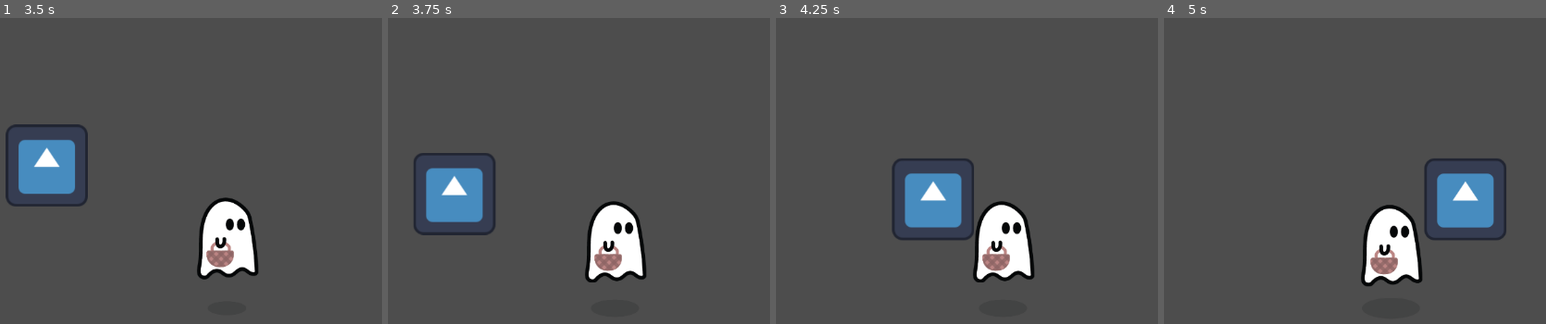
Above: before the commit, frames 1-4 (left to right).
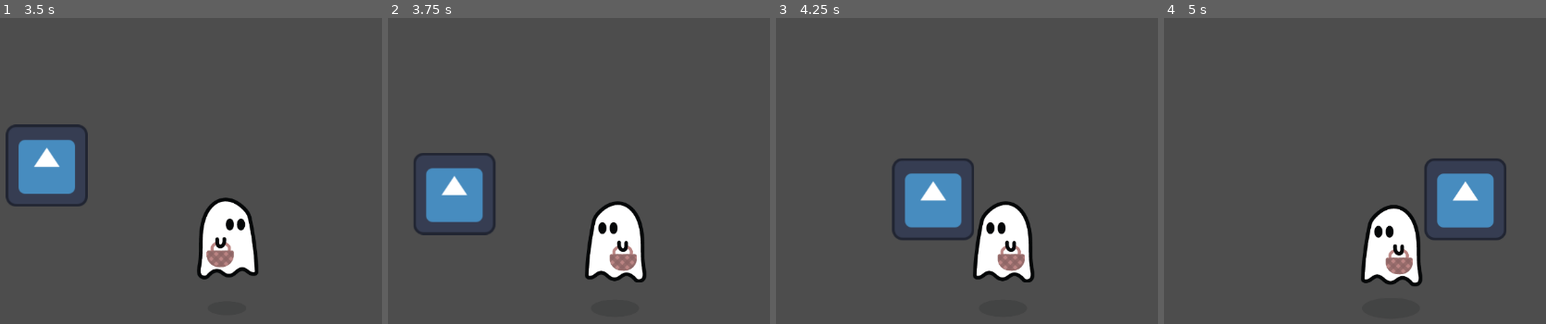
Above: after the commit, the same moments.

Repository: PandaBazookaWarz/mushroom-foraging-game
Game: Godot game, scene res://Main Level.tscn
Two runs of this game, one before a commit and one after it. Both use one fixed random seed, a clock stepped at 60 frames per second and the inputs below. The engine's default icon, where the game draws it, is replaced by a stand-in: a white triangle on a blue panel in a dark square.
Inputs:
- Up to frame 1 (3.5 s): hold Right (ui_right) 0.53-1.28 s; hold Down (ui_down) 1.28-2.03 s; hold Right (ui_right) 2.03-2.78 s; hold Up (ui_up) from 2.78 s (still down)
- Up to frame 2 (3.75 s): release Up (ui_up) at 3.53 s; hold Left (ui_left) from 3.53 s (still down)
- Up to frame 3 (4.25 s): keep holding Left (ui_left)
- Up to frame 4 (5 s): keep holding Left (ui_left)

Frame 1 is identical in both runs. In frame 2, 1.7% of the frame differs, in the area x 51-68%, y 59-87%; in frame 3, 1.7%; in frame 4, 1.7%.

Commit message:
Added player look in direction of movement.

Diff:
--- a/Main Level.tscn
+++ b/Main Level.tscn
@@ -11,8 +11,9 @@
 
 [node name="Main Level" type="Node2D"]
 
-[node name="CharacterBody2D" type="CharacterBody2D" parent="."]
+[node name="CharacterBody2D" type="CharacterBody2D" parent="." node_paths=PackedStringArray("playerSprite")]
 script = ExtResource("1_ceigu")
+playerSprite = NodePath("Float Animation/Player")
 
 [node name="Float Animation" type="Node2D" parent="CharacterBody2D" node_paths=PackedStringArray("Player", "Shadow")]
 script = ExtResource("2_uxobj")
--- a/Player/player.gd
+++ b/Player/player.gd
@@ -2,6 +2,8 @@
 
 const SPEED = 300.0
 const ACCEL = 7
+
+@export var playerSprite : Sprite2D
 
 var input: Vector2
 
@@ -15,3 +17,8 @@
 
 	velocity = lerp(velocity, player_input * SPEED, delta * ACCEL)
 	move_and_slide()
+
+	if(velocity.x > 0):
+		playerSprite.flip_h = false
+	if(velocity.x < 0):
+		playerSprite.flip_h = true
